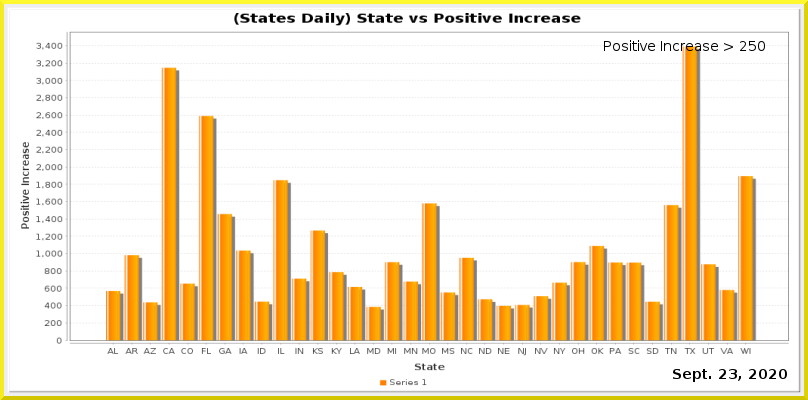
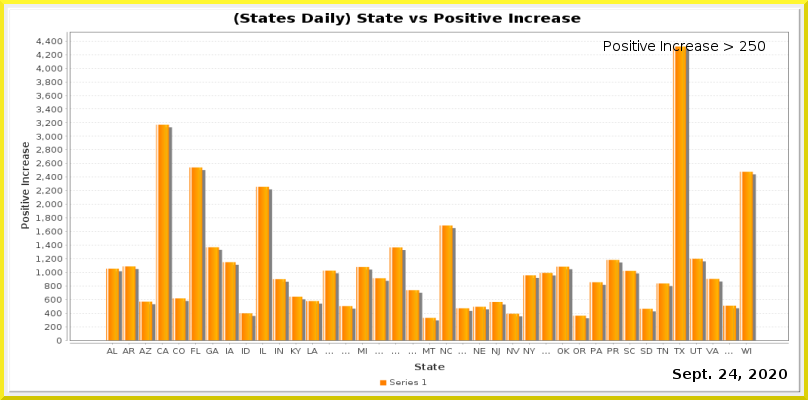
Two versions of the same layered image (808x400). Layer-by-layer changes:
painted on "Current Date" over [729, 369, 737, 379]
painted on "Date_vs_TestIncrease.png" over [36, 38, 789, 356]
